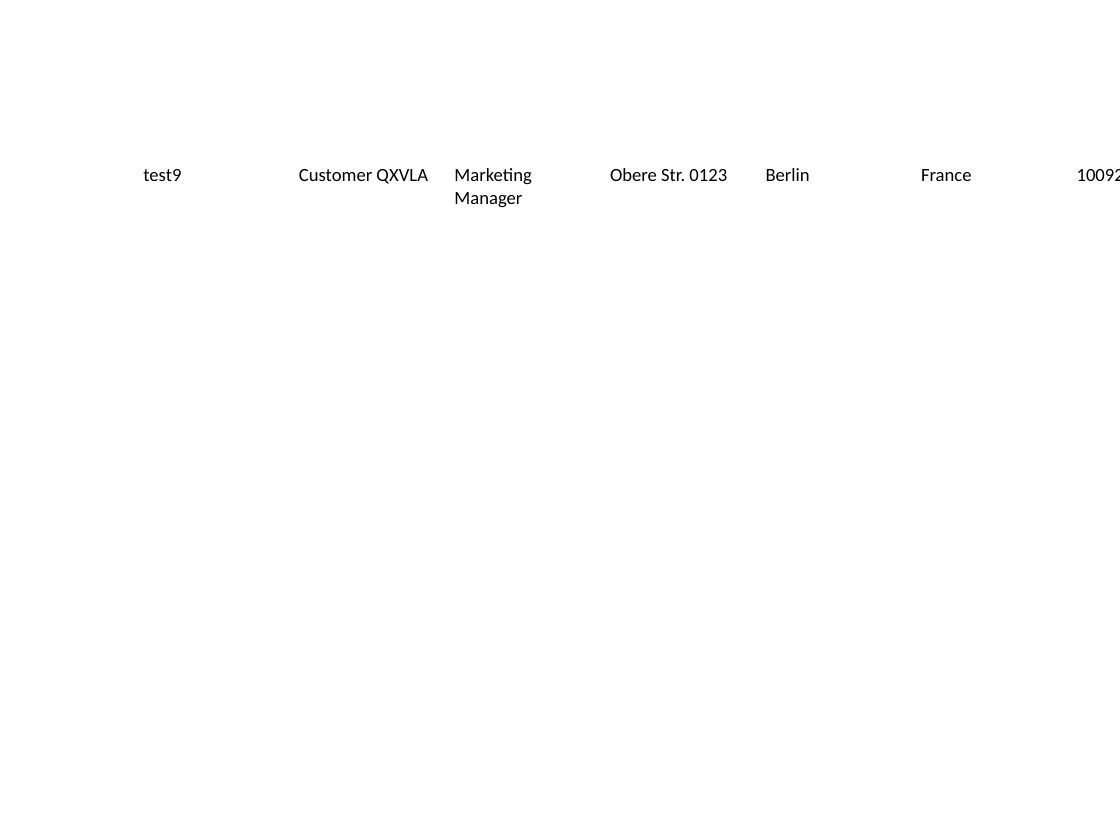
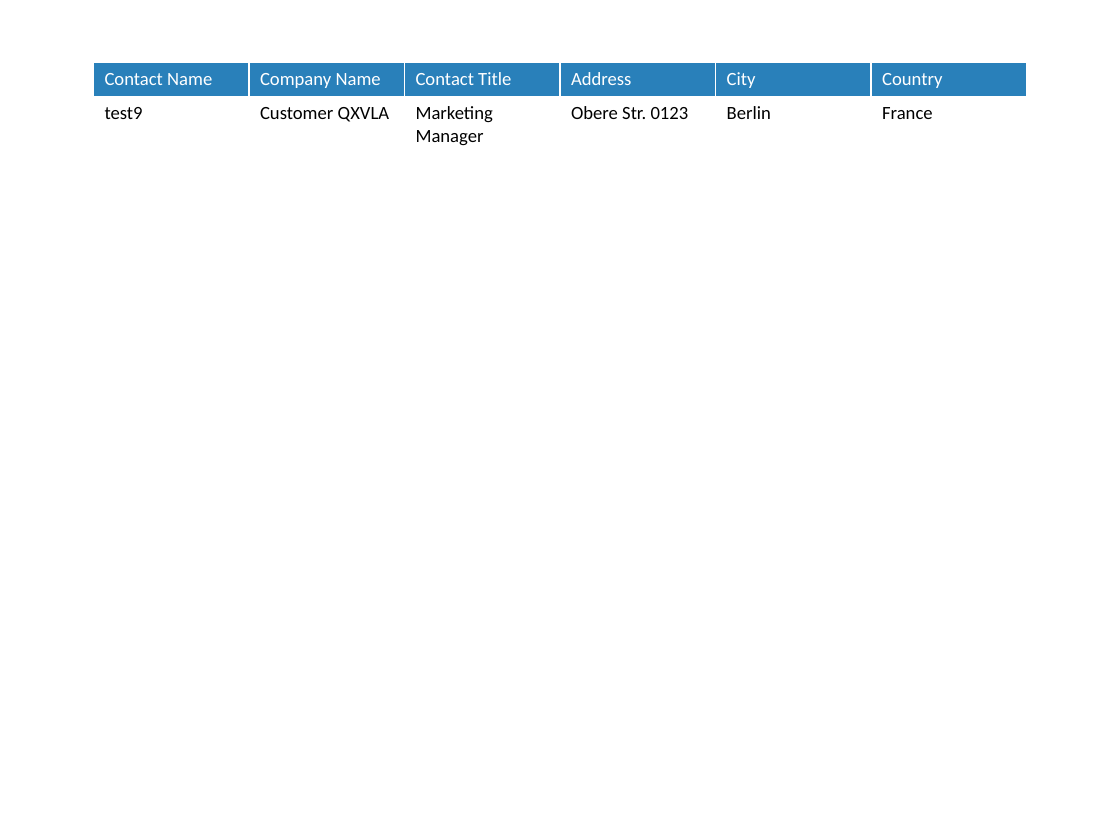
Before and after one commit to faisalsaleem101/FaisalSaleemWebApplication, a slide deck: slide 10 of Templates/UpdateExistingTable7.pptx. Drawn at 1120x840 pixels with LibreOffice and Linux fonts; fonts in the diff are those of the drawing. Boxes give left, top, right and bottom in pixels: in the first picture for what was removed or moved away, otherwise in the second. Text is boxed around its words. In the diff, an @@ line names an element or a change of style, - is before the commit and + after.

```diff
--- a/Templates/UpdateExistingTable7.pptx
+++ b/Templates/UpdateExistingTable7.pptx
@@ table at <box>93,63,1027,152</box> @@
-column 7: Postal Code | 10092
@@ table: place and size @@
-table at <box>132,124,1120,214</box>
+table at <box>93,63,1027,152</box>
```
Also in this commit, not shown: 9 other slides changed, 2 other files.
